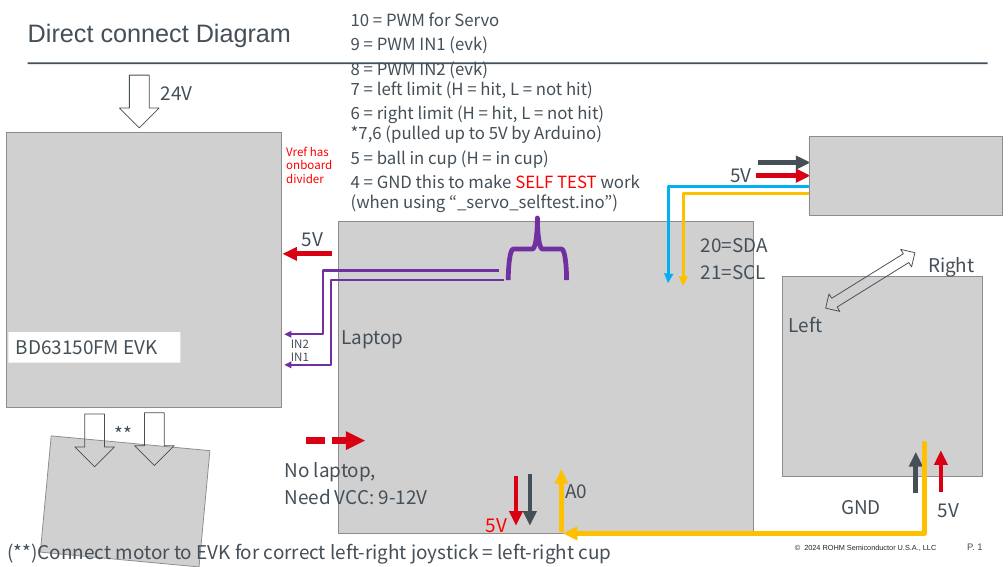
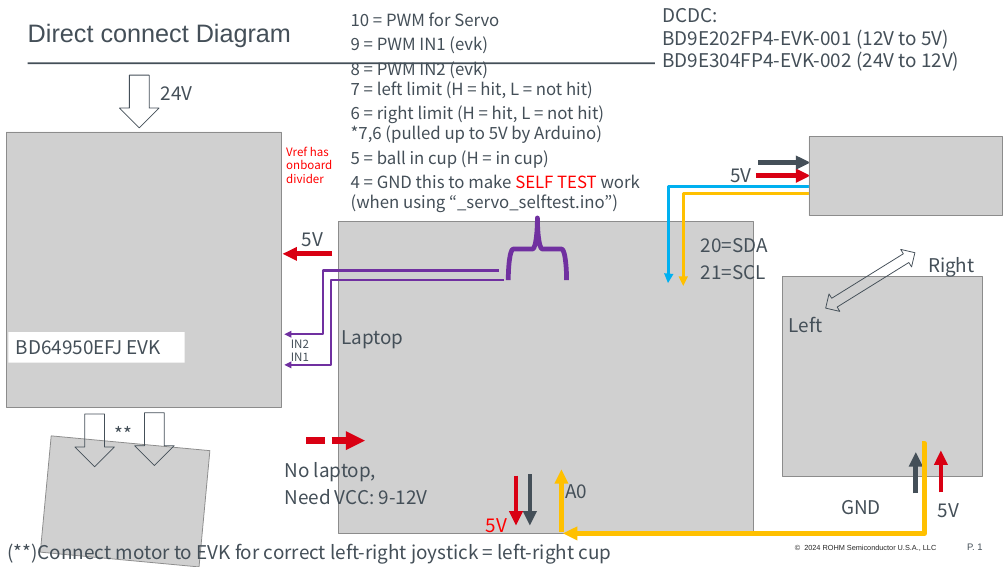
Before and after one commit to mvanocht/Ping-Pong-Catcher, a slide deck: slide 1 of PingPongCathcher_Diagram.pptx. Drawn at 1008x567 pixels with LibreOffice and Linux fonts; fonts in the diff are those of the drawing; grey boxes stand for pictures; background and template pictures are left out. Boxes give left, top, right and bottom in pixels: in the first picture for what was removed or moved away, otherwise in the second. Text is boxed around its words. In the diff, an @@ line names an element or a change of style, - is before the commit and + after.

Commit message:
put correct part number info to PPT

```diff
--- a/PingPongCathcher_Diagram.pptx
+++ b/PingPongCathcher_Diagram.pptx
@@ text added at <box>662,8,959,71</box>, 18 pt, text #444F58 @@
+DCDC:
+BD9E202FP4-EVK-001 (12V to 5V)
+BD9E304FP4-EVK-002 (24V to 12V)
@@ rectangle "BD64950EFJ EVK": place and size @@
-rectangle "BD64950EFJ EVK" at <box>8,332,181,362</box>
+rectangle "BD64950EFJ EVK" at <box>8,332,185,362</box>
@@ text in rectangle at <box>16,340,161,354</box>: text changed @@
-BD63150FM EVK
+BD64950EFJ EVK
```
